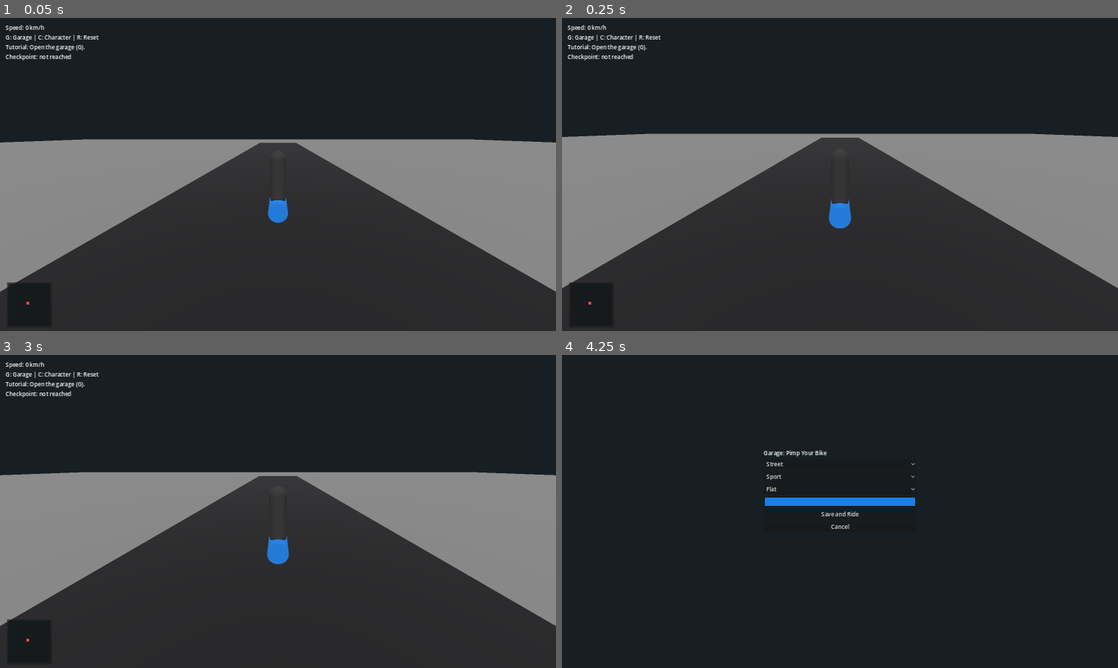
Above: before the commit, frames 1-4 (two rows, left to right).
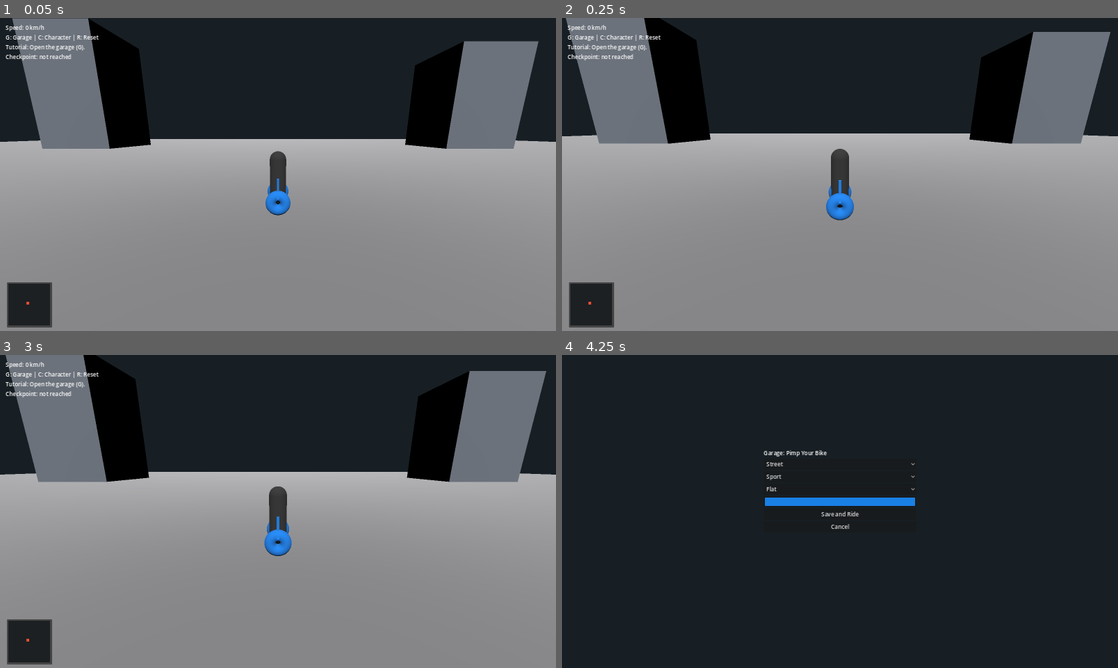
Above: after the commit, the same moments.

Repository: schumannd/bikesim
Game: Godot game, scene res://scenes/Main.tscn
Same seed, same stepped clock (60 frames per second), same inputs: the game is played once before the commit and once after it.
Inputs:
- Up to frame 1 (0.05 s): no input
- Up to frame 2 (0.25 s): no input
- Up to frame 3 (3 s): hold D (steer_right) 0.53-1.25 s; tap C (open_character_customization) at 0.6 s; click "Casual" at 1.25 s; click "Short" at 2 s; click "Cancel" at 2.75 s
- Up to frame 4 (4.25 s): hold Space (brake) from 3.53 s (still down); tap G (open_garage) at 3.6 s

The runs differ from the first frame. In frame 1, 61% of the frame differs, in the area x 0-100%, y 0-100%; in frame 2, 63%; in frame 3, 62%; in frame 4, nothing differs.

Commit message:
Improve bike and city visuals for playable prototype.
Replace the placeholder bike cylinder with a multi-part bike silhouette and expand the world into a city-like layout with cross streets, sidewalks, and building blocks for better visual readability while riding.

Co-authored-by: Cursor <cursoragent@cursor.com>

Diff:
--- a/scenes/RideScene.tscn
+++ b/scenes/RideScene.tscn
@@ -10,10 +10,8 @@
 [sub_resource type="BoxShape3D" id="2_groundshape"]
 size = Vector3(200, 1, 200)
 
-[sub_resource type="CylinderMesh" id="3_bikemesh"]
-top_radius = 0.35
-bottom_radius = 0.35
-height = 1.8
+[sub_resource type="BoxMesh" id="3_bikemesh"]
+size = Vector3(0.18, 0.12, 1.0)
 
 [sub_resource type="CapsuleShape3D" id="4_bikeshape"]
 radius = 0.45
@@ -45,6 +43,35 @@
 
 [sub_resource type="StandardMaterial3D" id="12_offroadmat"]
 albedo_color = Color(0.34, 0.28, 0.2, 1)
+roughness = 1.0
+
+[sub_resource type="TorusMesh" id="13_wheelmesh"]
+inner_radius = 0.06
+outer_radius = 0.44
+ring_sides = 18
+sides = 12
+
+[sub_resource type="BoxMesh" id="14_barmesh"]
+size = Vector3(0.08, 0.08, 0.7)
+
+[sub_resource type="BoxMesh" id="15_cityroadmesh"]
+size = Vector3(18, 0.1, 200)
+
+[sub_resource type="BoxShape3D" id="16_cityroadshape"]
+size = Vector3(18, 0.1, 200)
+
+[sub_resource type="BoxMesh" id="17_buildingmesh"]
+size = Vector3(14, 24, 14)
+
+[sub_resource type="BoxMesh" id="18_sidewalkmesh"]
+size = Vector3(200, 0.2, 200)
+
+[sub_resource type="StandardMaterial3D" id="19_buildingmat"]
+albedo_color = Color(0.43, 0.46, 0.5, 1)
+roughness = 0.92
+
+[sub_resource type="StandardMaterial3D" id="20_sidewalkmat"]
+albedo_color = Color(0.55, 0.55, 0.56, 1)
 roughness = 1.0
 
 [node name="RideScene" type="Control"]
@@ -92,11 +119,64 @@
 [node name="CollisionShape3D" type="CollisionShape3D" parent="SubViewportContainer/SubViewport/World/Road"]
 shape = SubResource("8_roadshape")
 
+[node name="RoadCross" type="StaticBody3D" parent="SubViewportContainer/SubViewport/World"]
+position = Vector3(0, 0.6, 0)
+rotation = Vector3(0, 1.5708, 0)
+
+[node name="RoadMesh" type="MeshInstance3D" parent="SubViewportContainer/SubViewport/World/RoadCross"]
+mesh = SubResource("15_cityroadmesh")
+material_override = SubResource("11_roadmat")
+
+[node name="CollisionShape3D" type="CollisionShape3D" parent="SubViewportContainer/SubViewport/World/RoadCross"]
+shape = SubResource("16_cityroadshape")
+
 [node name="OffroadPatch" type="MeshInstance3D" parent="SubViewportContainer/SubViewport/World"]
 position = Vector3(-24, 0.61, 22)
 mesh = SubResource("9_offroadmesh")
 material_override = SubResource("12_offroadmat")
 
+[node name="Sidewalk" type="MeshInstance3D" parent="SubViewportContainer/SubViewport/World"]
+position = Vector3(0, 0.61, 0)
+mesh = SubResource("18_sidewalkmesh")
+material_override = SubResource("20_sidewalkmat")
+
+[node name="CityBlocks" type="Node3D" parent="SubViewportContainer/SubViewport/World"]
+
+[node name="BuildingA" type="MeshInstance3D" parent="SubViewportContainer/SubViewport/World/CityBlocks"]
+position = Vector3(-42, 12.6, -42)
+mesh = SubResource("17_buildingmesh")
+material_override = SubResource("19_buildingmat")
+
+[node name="BuildingB" type="MeshInstance3D" parent="SubViewportContainer/SubViewport/World/CityBlocks"]
+position = Vector3(-42, 8.6, 42)
+scale = Vector3(1, 0.7, 1)
+mesh = SubResource("17_buildingmesh")
+material_override = SubResource("19_buildingmat")
+
+[node name="BuildingC" type="MeshInstance3D" parent="SubViewportContainer/SubViewport/World/CityBlocks"]
+position = Vector3(42, 10.6, -42)
+scale = Vector3(1, 0.85, 1)
+mesh = SubResource("17_buildingmesh")
+material_override = SubResource("19_buildingmat")
+
+[node name="BuildingD" type="MeshInstance3D" parent="SubViewportContainer/SubViewport/World/CityBlocks"]
+position = Vector3(42, 14.6, 42)
+scale = Vector3(1, 1.2, 1)
+mesh = SubResource("17_buildingmesh")
+material_override = SubResource("19_buildingmat")
+
+[node name="BuildingE" type="MeshInstance3D" parent="SubViewportContainer/SubViewport/World/CityBlocks"]
+position = Vector3(-65, 11.1, 0)
+scale = Vector3(0.9, 0.9, 1.4)
+mesh = SubResource("17_buildingmesh")
+material_override = SubResource("19_buildingmat")
+
+[node name="BuildingF" type="MeshInstance3D" parent="SubViewportContainer/SubViewport/World/CityBlocks"]
+position = Vector3(65, 9.1, 0)
+scale = Vector3(0.9, 0.75, 1.3)
+mesh = SubResource("17_buildingmesh")
+material_override = SubResource("19_buildingmat")
+
 [node name="Bike" type="CharacterBody3D" parent="SubViewportContainer/SubViewport/World"]
 position = Vector3(0, 1.2, 0)
 script = ExtResource("2_bike")
@@ -104,9 +184,41 @@
 [node name="CollisionShape3D" type="CollisionShape3D" parent="SubViewportContainer/SubViewport/World/Bike"]
 shape = SubResource("4_bikeshape")
 
-[node name="BikeMesh" type="MeshInstance3D" parent="SubViewportContainer/SubViewport/World/Bike"]
+[node name="BikeVisual" type="Node3D" parent="SubViewportContainer/SubViewport/World/Bike"]
+
+[node name="FrameTop" type="MeshInstance3D" parent="SubViewportContainer/SubViewport/World/Bike/BikeVisual"]
+position = Vector3(0, 0.75, -0.08)
+mesh = SubResource("3_bikemesh")
+
+[node name="FrameDown" type="MeshInstance3D" parent="SubViewportContainer/SubViewport/World/Bike/BikeVisual"]
+position = Vector3(0, 0.55, 0.13)
+rotation = Vector3(0.22, 0, 0)
+mesh = SubResource("3_bikemesh")
+
+[node name="Fork" type="MeshInstance3D" parent="SubViewportContainer/SubViewport/World/Bike/BikeVisual"]
+position = Vector3(0, 0.5, 0.78)
+rotation = Vector3(-0.35, 0, 0)
+mesh = SubResource("14_barmesh")
+
+[node name="SeatPost" type="MeshInstance3D" parent="SubViewportContainer/SubViewport/World/Bike/BikeVisual"]
+position = Vector3(0, 0.77, -0.46)
+rotation = Vector3(0.2, 0, 0)
+mesh = SubResource("14_barmesh")
+
+[node name="HandleBar" type="MeshInstance3D" parent="SubViewportContainer/SubViewport/World/Bike/BikeVisual"]
+position = Vector3(0, 0.85, 0.78)
+rotation = Vector3(1.5708, 0, 1.5708)
+mesh = SubResource("14_barmesh")
+
+[node name="RearWheel" type="MeshInstance3D" parent="SubViewportContainer/SubViewport/World/Bike/BikeVisual"]
+position = Vector3(0, 0.34, -0.68)
 rotation = Vector3(1.5708, 0, 0)
-mesh = SubResource("3_bikemesh")
+mesh = SubResource("13_wheelmesh")
+
+[node name="FrontWheel" type="MeshInstance3D" parent="SubViewportContainer/SubViewport/World/Bike/BikeVisual"]
+position = Vector3(0, 0.34, 0.78)
+rotation = Vector3(1.5708, 0, 0)
+mesh = SubResource("13_wheelmesh")
 
 [node name="RiderMesh" type="MeshInstance3D" parent="SubViewportContainer/SubViewport/World/Bike"]
 position = Vector3(0, 1.1, 0.2)
--- a/scripts/RideScene.gd
+++ b/scripts/RideScene.gd
@@ -7,6 +7,7 @@
 @onready var checkpoint_label: Label = $HUD/MarginContainer/VBoxContainer/CheckpointLabel
 @onready var minimap_marker: ColorRect = $HUD/MinimapPanel/Marker
 @onready var rider_mesh: MeshInstance3D = $SubViewportContainer/SubViewport/World/Bike/RiderMesh
+@onready var bike_visual: Node3D = $SubViewportContainer/SubViewport/World/Bike/BikeVisual
 @onready var checkpoint: Area3D = $SubViewportContainer/SubViewport/World/CheckpointA
 @onready var engine_audio: AudioStreamPlayer3D = $SubViewportContainer/SubViewport/World/Bike/EngineAudio
 
@@ -38,17 +39,18 @@
 	engine_audio.volume_db = lerp(-18.0, -4.0, normalized_speed)
 
 func _apply_visuals() -> void:
-	var bike_mesh: MeshInstance3D = $SubViewportContainer/SubViewport/World/Bike/BikeMesh
-	var bike_material := StandardMaterial3D.new()
+	var bike_material: StandardMaterial3D = StandardMaterial3D.new()
 	bike_material.albedo_color = GameState.bike_config.paint_color
-	bike_mesh.material_override = bike_material
+	for child: Node in bike_visual.get_children():
+		if child is MeshInstance3D:
+			(child as MeshInstance3D).material_override = bike_material
 	match GameState.bike_config.frame_id:
 		"bmx":
-			bike_mesh.scale = Vector3(0.85, 0.85, 0.85)
+			bike_visual.scale = Vector3(0.86, 0.86, 0.86)
 		"road":
-			bike_mesh.scale = Vector3(0.95, 0.75, 1.1)
+			bike_visual.scale = Vector3(1.05, 0.92, 1.08)
 		_:
-			bike_mesh.scale = Vector3.ONE
+			bike_visual.scale = Vector3.ONE
 
 	var rider_material := StandardMaterial3D.new()
 	rider_material.albedo_color = GameState.character_config.outfit_color
Not shown: 1 places in scenes/RideScene.tscn that only renumber resources
